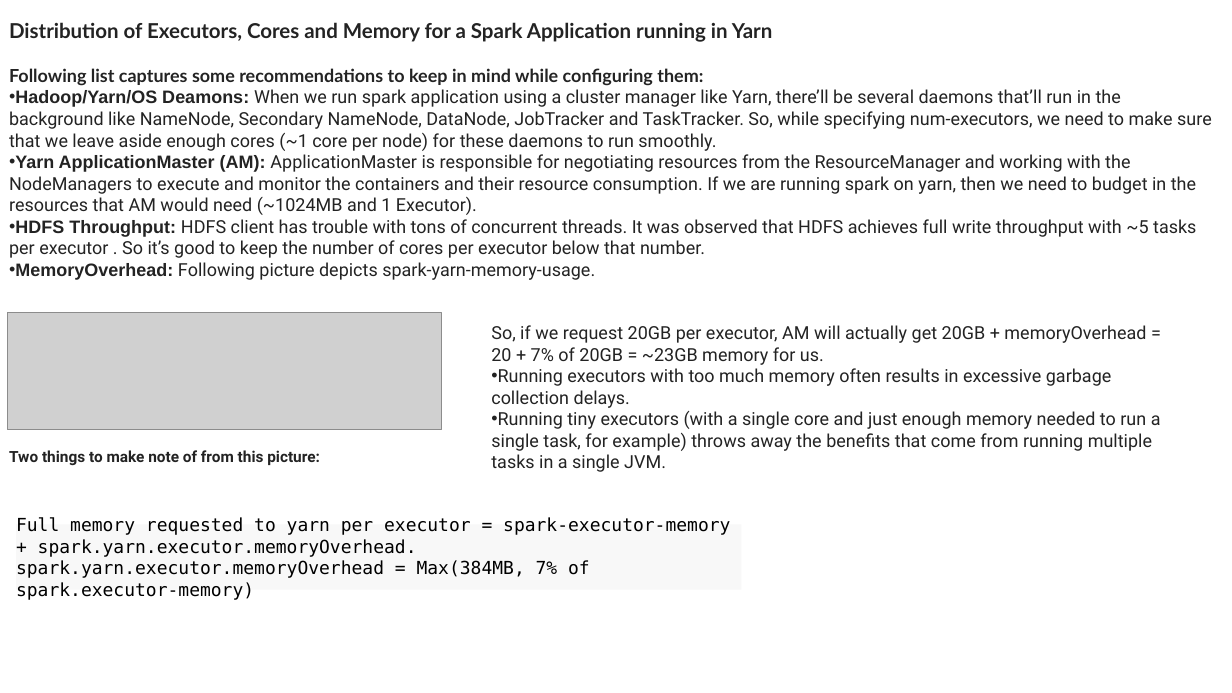
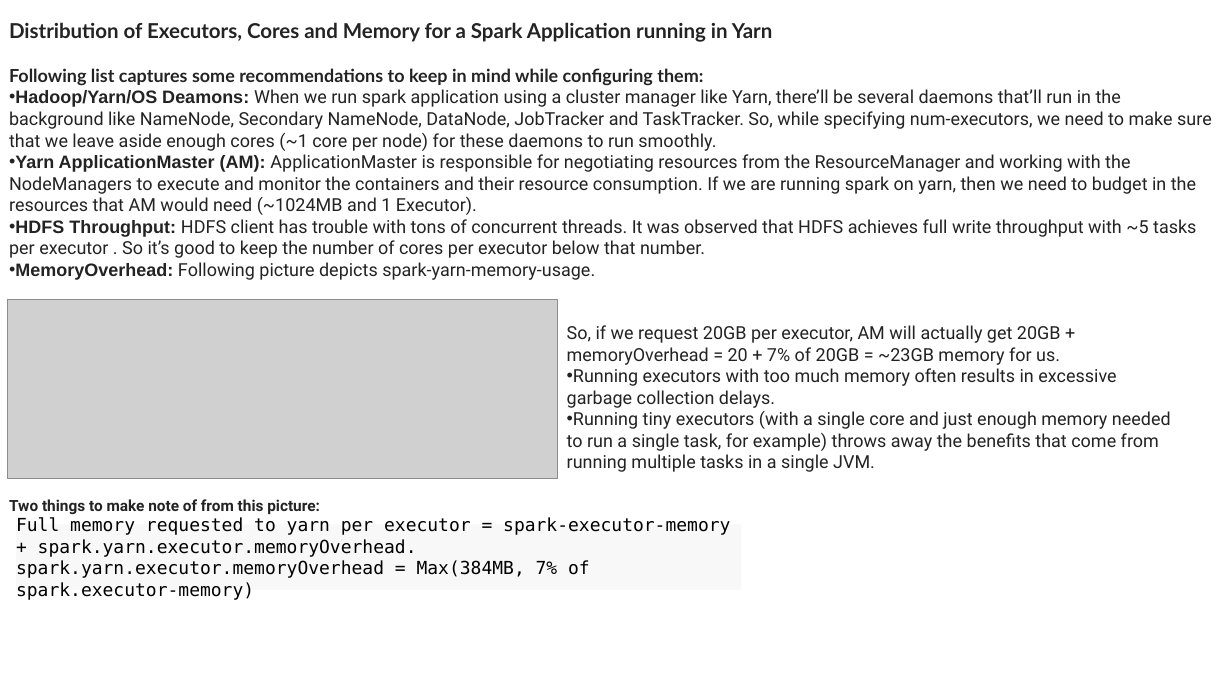
Before and after one commit to samRddhimat/onlinefiles, a slide deck: slide 2 of Spark Memory Tips.pptx. Drawn at 1232x693 pixels with LibreOffice and Linux fonts; fonts in the diff are those of the drawing; grey boxes stand for pictures. Boxes give left, top, right and bottom in pixels: in the first picture for what was removed or moved away, otherwise in the second. Text is boxed around its words. In the diff, an @@ line names an element or a change of style, - is before the commit and + after.

```diff
--- a/Spark Memory Tips.pptx
+++ b/Spark Memory Tips.pptx
@@ picture: place and size @@
-picture at (7, 312, 442, 430)
+picture at (7, 299, 558, 479)
@@ text "So, if we request 20GB ..." rewrapped from (491, 325, 1161, 472) to (567, 325, 1171, 472) @@
@@ text "Two things to make note ...": place and size @@
-text "Two things to make note ..." at (9, 450, 320, 465)
+text "Two things to make note ..." at (9, 499, 320, 514)
```
Also in this commit, not shown: 2 other slides changed, 1 slide added.
